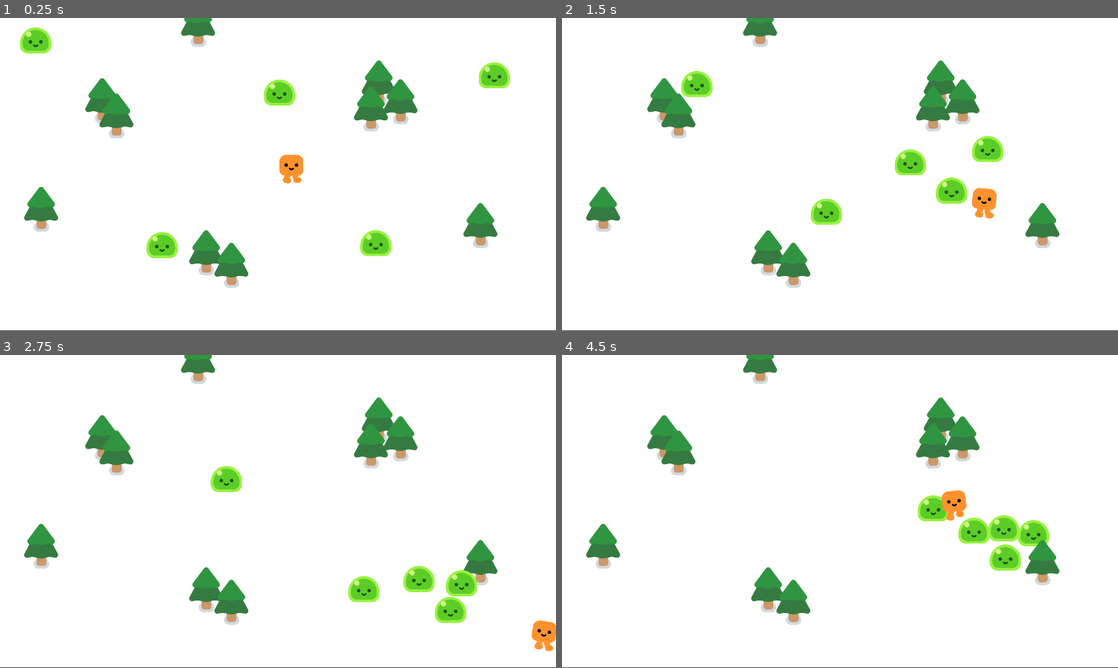
Above: before the commit, frames 1-4 (two rows, left to right).
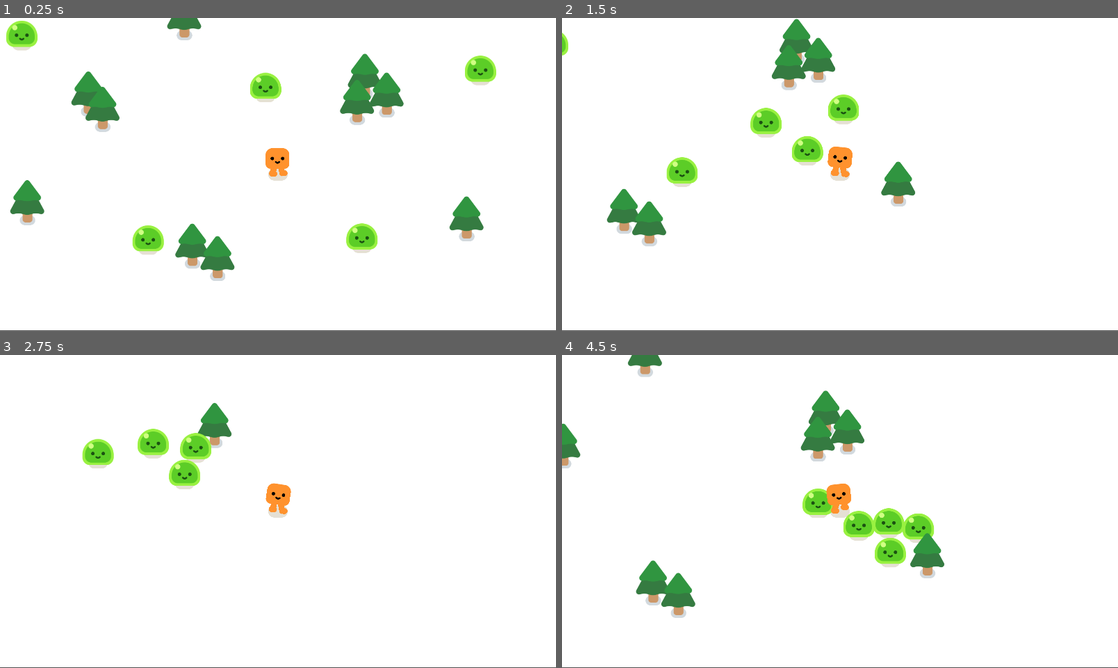
Above: after the commit, the same moments.

Repository: hanazzz/vampire-survivor-style-game
Game: Godot game, scene res://survivor_game.tscn
Same seed, same stepped clock (60 frames per second), same inputs: the game is played once before the commit and once after it.
Inputs:
- Up to frame 1 (0.25 s): no input
- Up to frame 2 (1.5 s): hold D (move_right) 0.53-1.28 s; hold S (move_down) from 1.28 s (still down)
- Up to frame 3 (2.75 s): release S (move_down) at 2.03 s; hold D (move_right) from 2.03 s (still down)
- Up to frame 4 (4.5 s): release D (move_right) at 2.78 s; hold W (move_up) 2.78-3.53 s; hold A (move_left) from 3.53 s (still down)

The runs differ from the first frame. In frame 1, 9.6% of the frame differs, in the area x 1-92%, y 0-87%; in frame 2, 12%; in frame 3, 9.5%; in frame 4, 13%, in the area x 0-90%, y 0-87%.

Commit message:
Add camera following player

Diff:
--- a/player.tscn
+++ b/player.tscn
@@ -14,3 +14,5 @@
 
 [node name="CollisionShape2D" type="CollisionShape2D" parent="."]
 shape = SubResource("CircleShape2D_onrkg")
+
+[node name="Camera2D" type="Camera2D" parent="."]
--- a/survivor_game.tscn
+++ b/survivor_game.tscn
@@ -7,7 +7,10 @@
 [node name="Game" type="Node2D"]
 y_sort_enabled = true
 
-[node name="ColorRect" type="ColorRect" parent="."]
+[node name="CanvasLayer" type="CanvasLayer" parent="."]
+layer = -1
+
+[node name="ColorRect" type="ColorRect" parent="CanvasLayer"]
 offset_right = 1923.0
 offset_bottom = 1077.0
 
